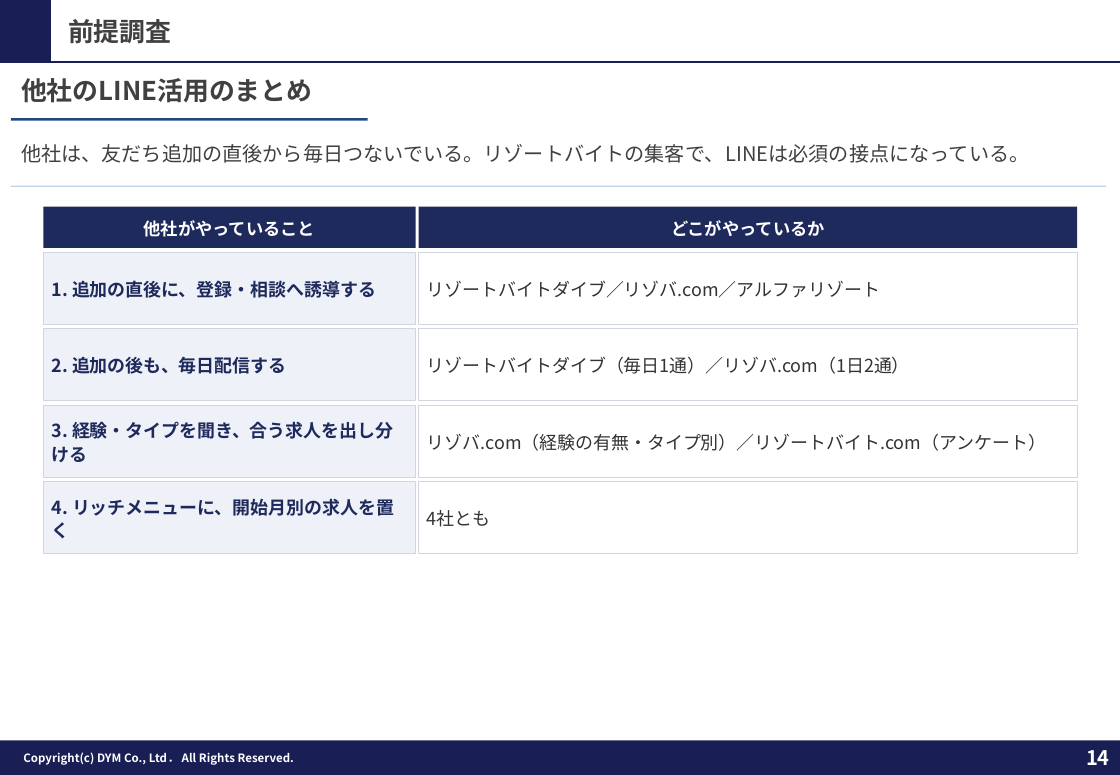
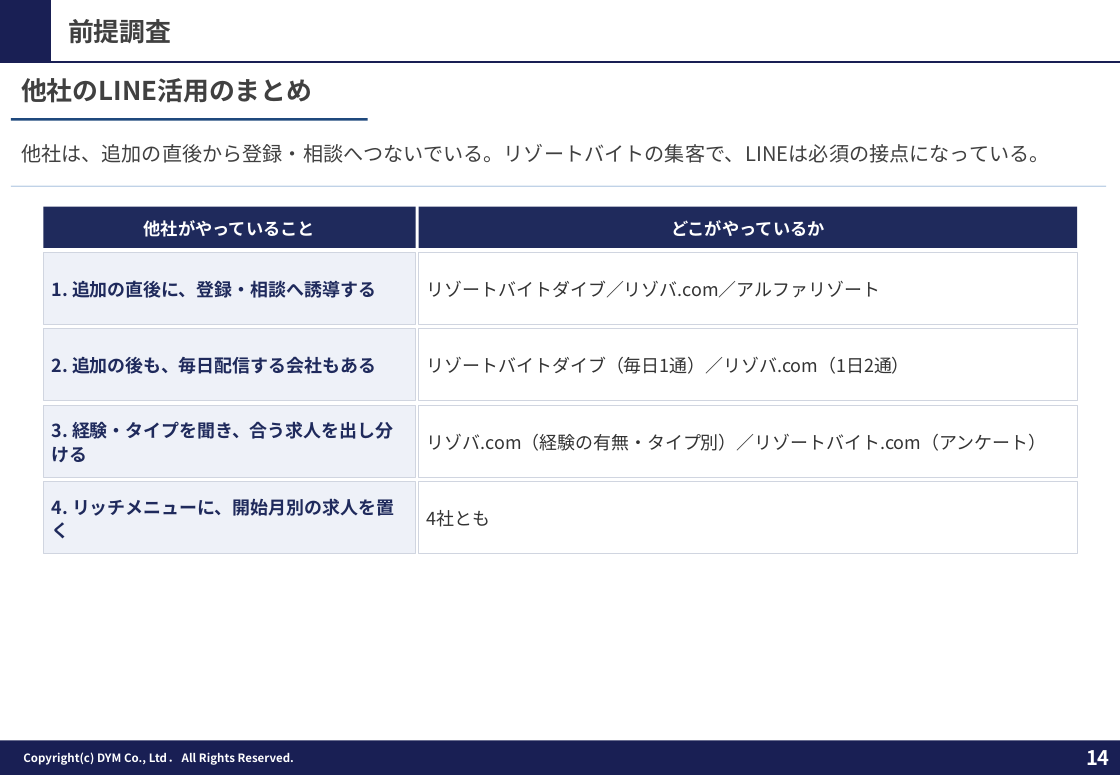
Before and after one commit to tonomura-r-dev/folder, a slide deck: slide 14 of 202610_株式会社ワクトリ御中_LINE公式アカウント運用のご提案_v4.pptx. Drawn at 1120x775 pixels with LibreOffice and Linux fonts; fonts in the diff are those of the drawing; background and template pictures are left out. Boxes give left, top, right and bottom in pixels: in the first picture for what was removed or moved away, otherwise in the second. Text is boxed around its words. In the diff, an @@ line names an element or a change of style, - is before the commit and + after.

```diff
--- a/202610_株式会社ワクトリ御中_LINE公式アカウント運用のご提案_v4.pptx
+++ b/202610_株式会社ワクトリ御中_LINE公式アカウント運用のご提案_v4.pptx
@@ text at [21,144,1049,163]: text changed @@
-他社は、友だち追加の直後から毎日つないでいる。リゾートバイトの集客で、LINEは必須の接点になっている。
+他社は、追加の直後から登録・相談へつないでいる。リゾートバイトの集客で、LINEは必須の接点になっている。
@@ text in rectangle at [52,356,376,374]: text changed @@
-2. 追加の後も、毎日配信する
+2. 追加の後も、毎日配信する会社もある
```
Also in this commit, not shown: 3 other files.
